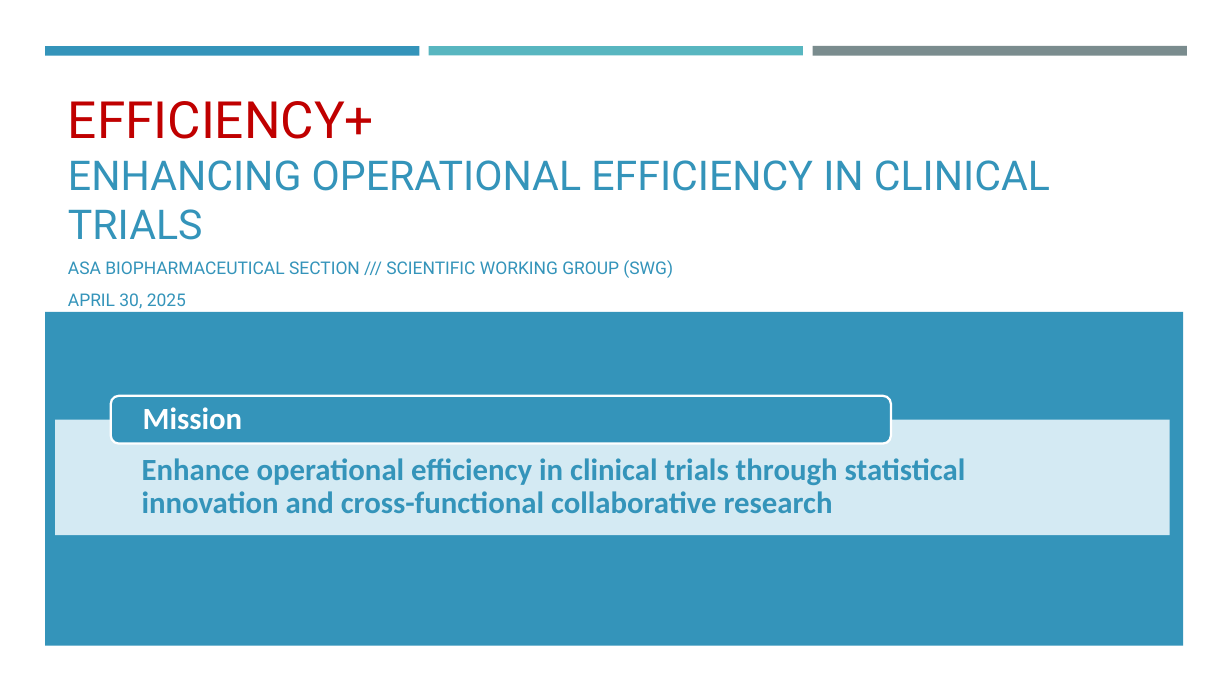
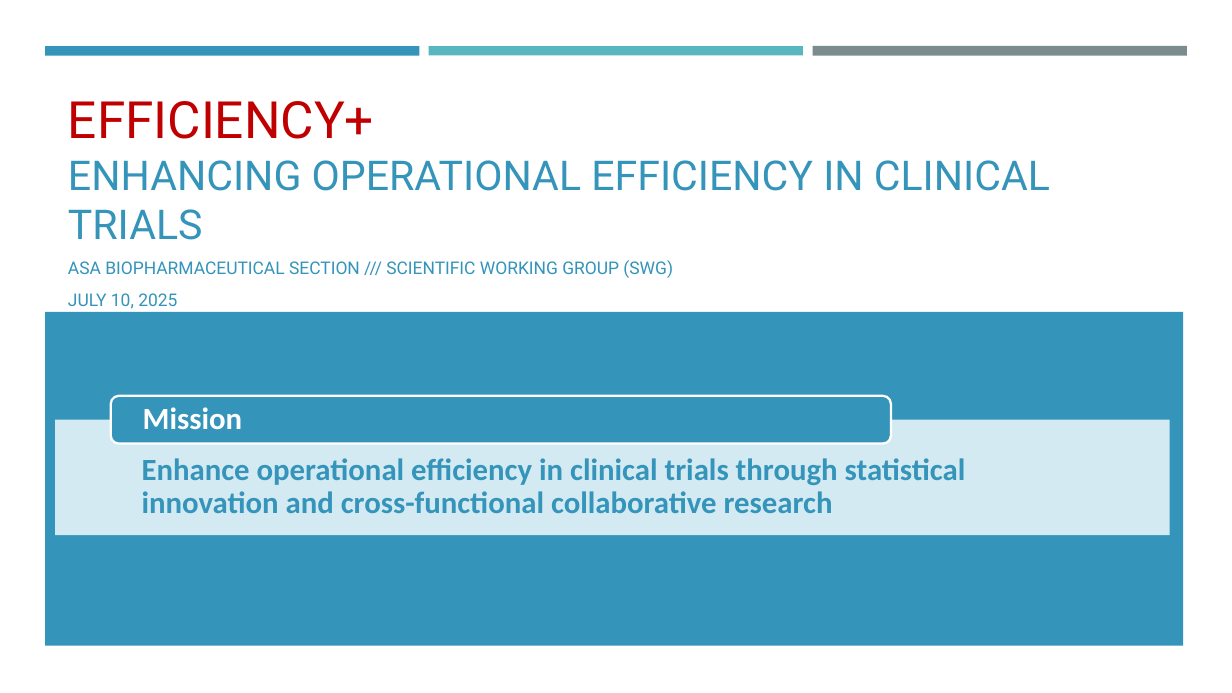
Before and after one commit to zhuoxinbms/efficiencyplustrials.github.io, a slide deck: slide 1 of Presentations/Communication Slides.pptx. Drawn at 1232x693 pixels with LibreOffice and Linux fonts; fonts in the diff are those of the drawing. Boxes give left, top, right and bottom in pixels: in the first picture for what was removed or moved away, otherwise in the second. Text is boxed around its words. In the diff, an @@ line names an element or a change of style, - is before the commit and + after.

```diff
--- a/Presentations/Communication Slides.pptx
+++ b/Presentations/Communication Slides.pptx
@@ subtitle at <box>68,293,177,309</box>: text changed @@
-APRIL 30, 2025
+JULY 10, 2025
```
Also in this commit, not shown: 5 other slides changed, 5 slides added.
